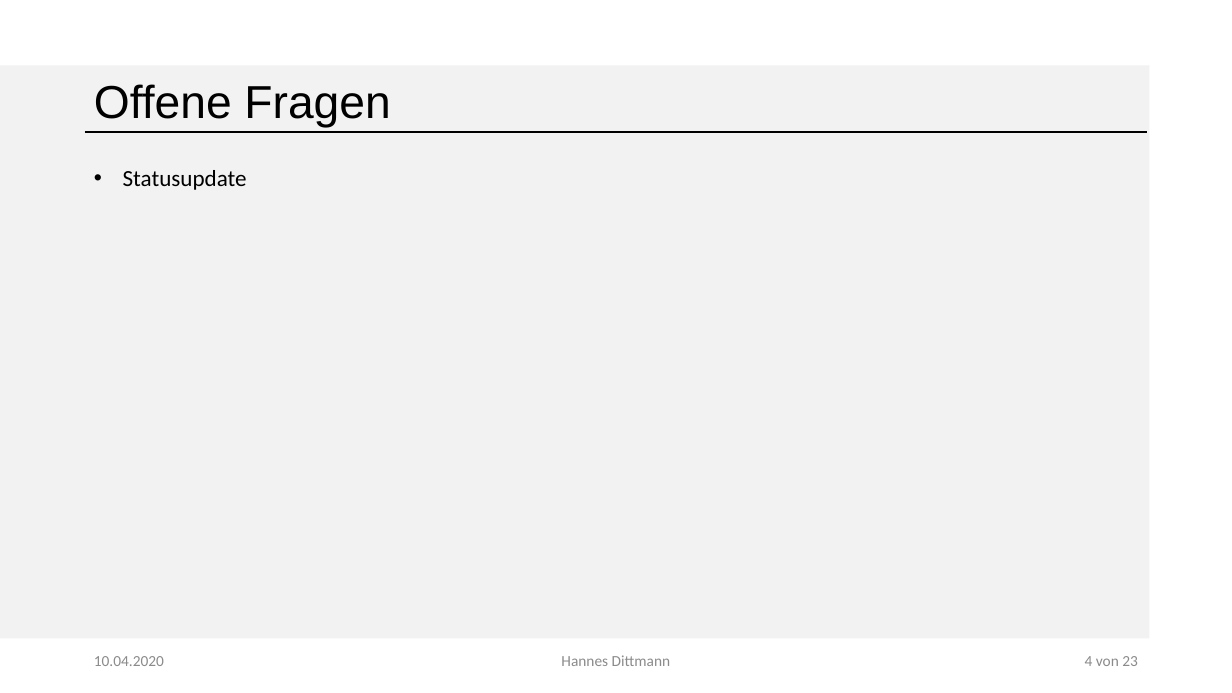
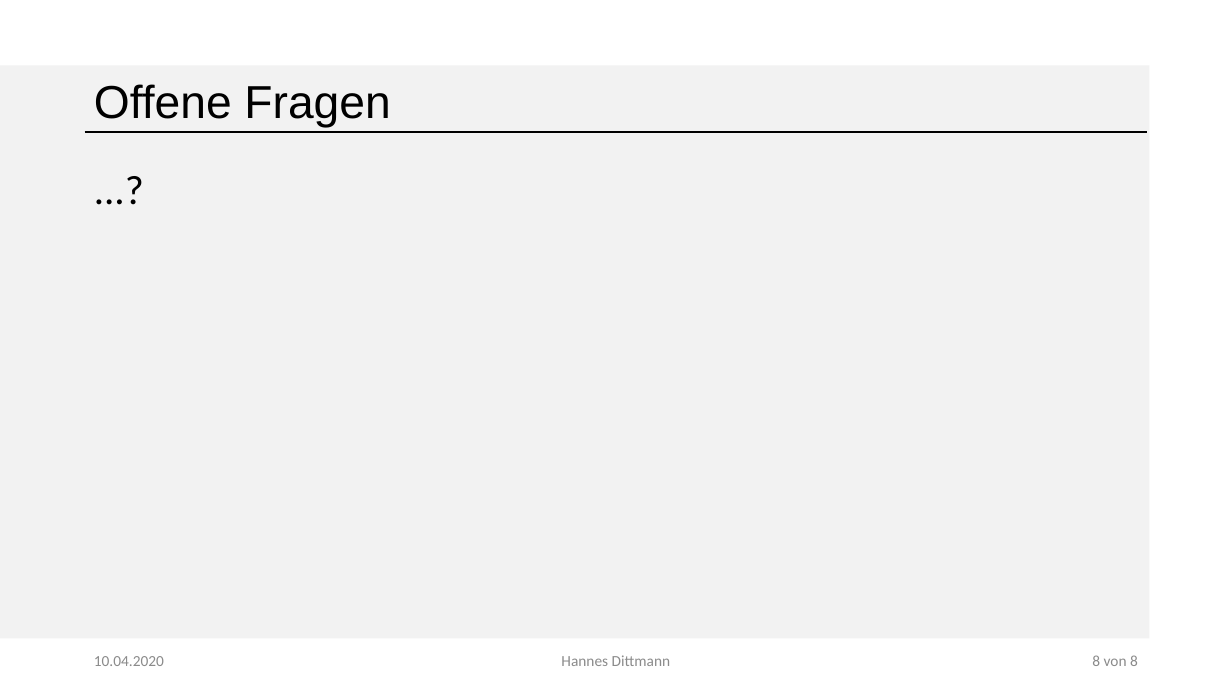
Before and after one commit to GiulliMo/Master_Doc, a slide deck: slide 8 of Präsentationen/HSHL/Besprechung_Göbel.pptx. Drawn at 1232x693 pixels with LibreOffice and Linux fonts; fonts in the diff are those of the drawing; background and template pictures are left out. Boxes give left, top, right and bottom in pixels: in the first picture for what was removed or moved away, otherwise in the second. Text is boxed around its words. In the diff, an @@ line names an element or a change of style, - is before the commit and + after.

```diff
--- a/Präsentationen/HSHL/Besprechung_Göbel.pptx
+++ b/Präsentationen/HSHL/Besprechung_Göbel.pptx
@@ text added at (x1=85, y1=159, x2=1082, y2=246), 32 pt, text #000000 @@
+...?
@@ text removed at (x1=123, y1=170, x2=247, y2=190) @@
-• Statusupdate
@@ text at (x1=1092, y1=655, x2=1138, y2=666): text changed @@
-4 von 23
+8 von 8
```
Also in this commit, not shown: 7 other slides changed, 1 other file.
